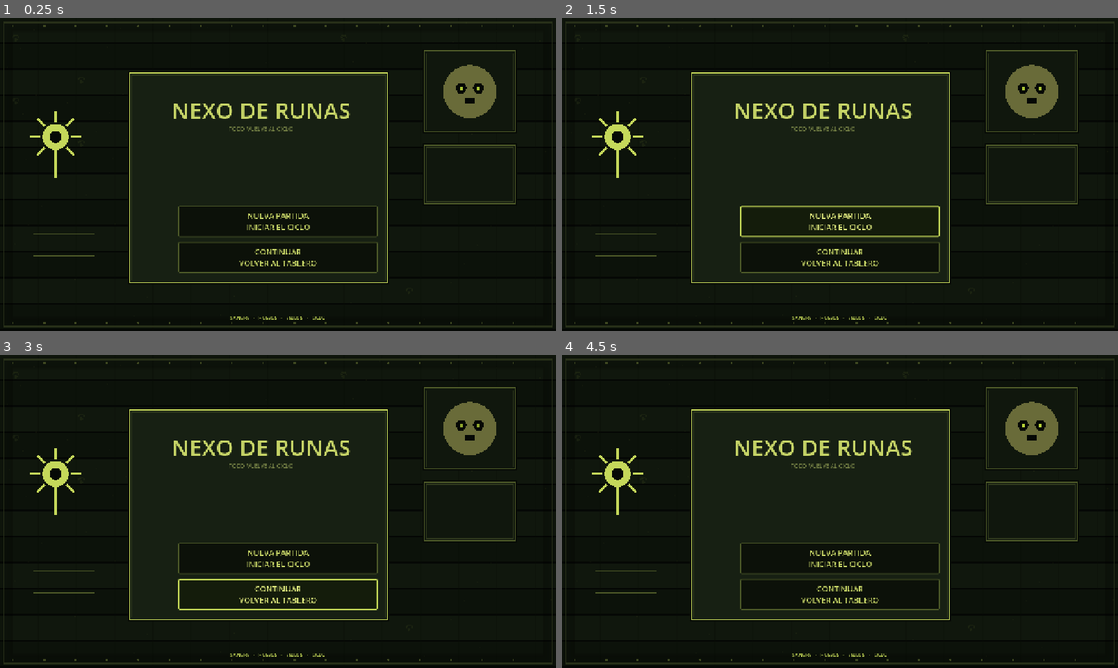
Above: before the commit, frames 1-4 (two rows, left to right).
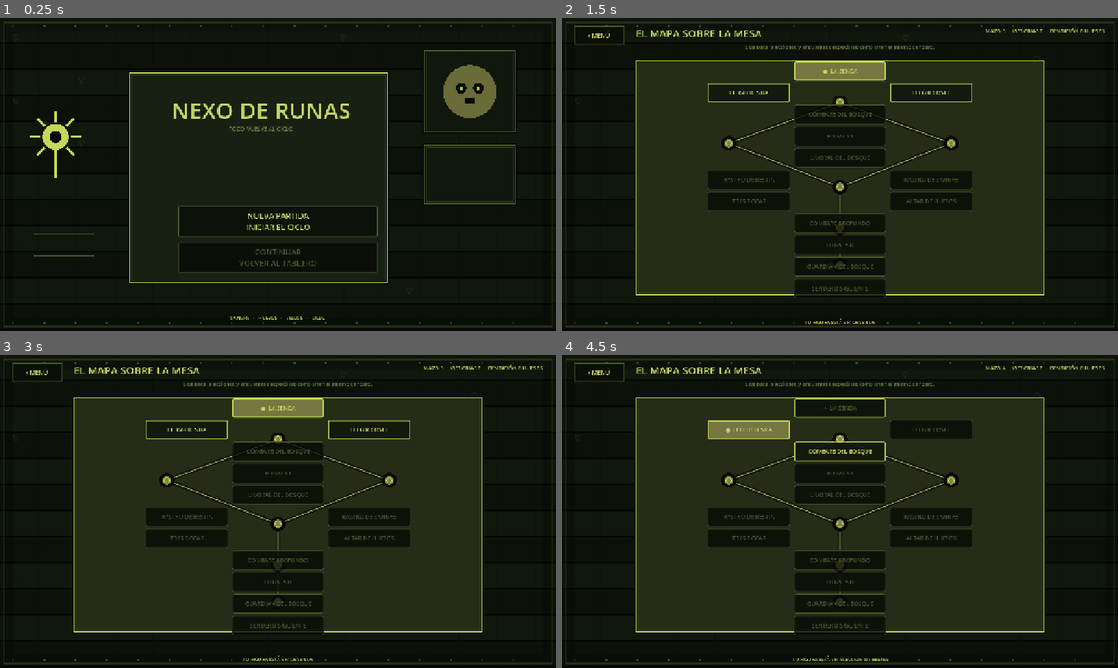
Above: after the commit, the same moments.

Repository: LoloscarPrr/Nexo-de-runas-v2
Game: Godot game, scene res://scenes/main.tscn
Two runs of this game, one before a commit and one after it. Both use one fixed random seed, a clock stepped at 60 frames per second and the inputs below.
Inputs (mouse positions are in pixels of both pictures, inside the frame that each line leads up to):
- Up to frame 1 (0.25 s): no input
- Up to frame 2 (1.5 s): click "NUEVA PARTIDA INICIAR EL CICLO" at 0.5 s; click (840, 221) at 1.25 s, where only the run before the commit has a clickable "NUEVA PARTIDA INICIAR EL CICLO"
- Up to frame 3 (3 s): click (38, 373) at 2 s, where only the run after the commit has a clickable "‹ MENÚ"; click "CONTINUAR VOLVER AL TABLERO" at 2.75 s
- Up to frame 4 (4.5 s): click (751, 430) at 3.5 s, where only the run after the commit has a clickable "ELEGIR BESTIA"; click (728, 489) at 4.27 s

The runs differ from the first frame. In frame 1, 0.4% of the frame differs, in the area x 32-68%, y 72-82%; in frame 2, 20%; in frame 3, 20%; in frame 4, 22%, in the area x 2-98%, y 2-98%.
Error before the commit: Parse Error: Could not resolve class "res://scripts/ui/immersive_campaign_view.gd". (res://scripts/ui/mockup_campaign_view.gd:1)

Commit message:
Fix strict typing in sigil and event screens

Diff:
--- a/scripts/ui/immersive_campaign_view.gd
+++ b/scripts/ui/immersive_campaign_view.gd
@@ -4,7 +4,6 @@
 const ImmersiveCardScript = preload("res://scripts/ui/battle_card.gd")
 const ImmersiveCatalogScript = preload("res://scripts/domain/card_catalog.gd")
 const CampaignBackdropScript = preload("res://scripts/ui/campaign_backdrop.gd")
-const SigilCatalogScript = preload("res://scripts/domain/sigil_catalog.gd")
 
 const I_INK := Color8(199, 213, 103)
 const I_MUTED := Color8(113, 125, 67)
@@ -56,7 +55,7 @@
 
 	# Libro de reglas contextual: en móvil el sello debe entenderse sin hover.
 	if selected_hand_index >= 0 and selected_hand_index < battle_state.hand.size():
-		var selected_data := battle_state.card_for_id(battle_state.hand[selected_hand_index])
+		var selected_data: Dictionary = battle_state.card_for_id(battle_state.hand[selected_hand_index])
 		_place(_label("SELLOS · %s" % str(selected_data.get("name", "CARTA")), maxi(10, int(13 * s)), MOCK_GLOW, HORIZONTAL_ALIGNMENT_LEFT), _mock_rect(1326, 194, 188, 26, s, ox, oy))
 		_place(_label(SigilCatalogScript.summary_for_card(selected_data), maxi(8, int(10 * s)), MOCK_INK, HORIZONTAL_ALIGNMENT_LEFT), _mock_rect(1326, 221, 188, 175, s, ox, oy))
 	else:
@@ -214,7 +213,7 @@
 		var view := _choice_card_button(card_id, _claim_choice.bind(node_id, card_id))
 		var card_x := left + float(index) * (card_w + gap)
 		_place(view, Rect2(card_x, vh * 0.25, card_w, card_h))
-		var info := ImmersiveCatalogScript.find_by_id(card_id)
+		var info: Dictionary = ImmersiveCatalogScript.find_by_id(card_id)
 		_place(_label(SigilCatalogScript.summary_for_card(info), 10, I_MUTED, HORIZONTAL_ALIGNMENT_CENTER), Rect2(card_x - 12, vh * 0.25 + card_h + 10, card_w + 24, 105))
 	var back := _small_button("VOLVER AL MAPA", 230)
 	back.pressed.connect(_show_map)
@@ -252,7 +251,7 @@
 	var vw := maxf(viewport_size.x, 1280.0)
 	var vh := maxf(viewport_size.y, 720.0)
 	_place(_label(title_text, 31, I_AMBER, HORIZONTAL_ALIGNMENT_CENTER), Rect2(vw * 0.25, 35, vw * 0.50, 44))
-	var data := _campaign_card(card_id)
+	var data: Dictionary = _campaign_card(card_id)
 	var card := ImmersiveCardScript.new()
 	card.card = data
 	card.disabled = true
@@ -272,7 +271,7 @@
 	_place(_label("Una ofrenda común concede 1 Hueso inicial. La Cabra Negra concede 8.", 13, I_MUTED, HORIZONTAL_ALIGNMENT_CENTER), Rect2(vw * 0.20, 70, vw * 0.60, 30))
 
 	if not selected_event_card_id.is_empty():
-		var selected_data := _campaign_card(selected_event_card_id)
+		var selected_data: Dictionary = _campaign_card(selected_event_card_id)
 		var selected_card := ImmersiveCardScript.new()
 		selected_card.card = selected_data
 		selected_card.chosen = true
@@ -325,7 +324,7 @@
 		_place(selected_card, Rect2(vw * 0.5 - 88, 135, 176, 242))
 
 		var buff: Dictionary = state.get_card_buff(selected_campfire_card_id)
-		var selected_data := _campaign_card(selected_campfire_card_id)
+		var selected_data: Dictionary = _campaign_card(selected_campfire_card_id)
 		_place(_label("%s  ·  ATQ %d  ·  VIDA %d" % [
 			str(selected_data.get("name", selected_campfire_card_id)),
 			int(selected_data.get("atk", 0)),
